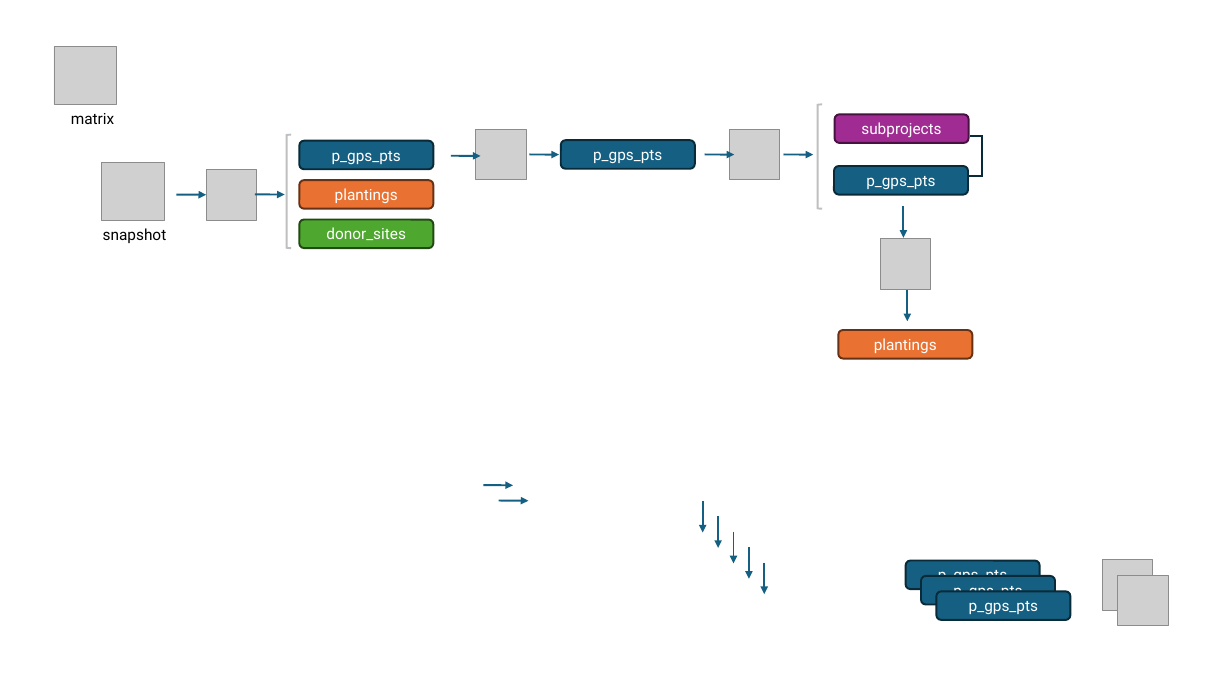
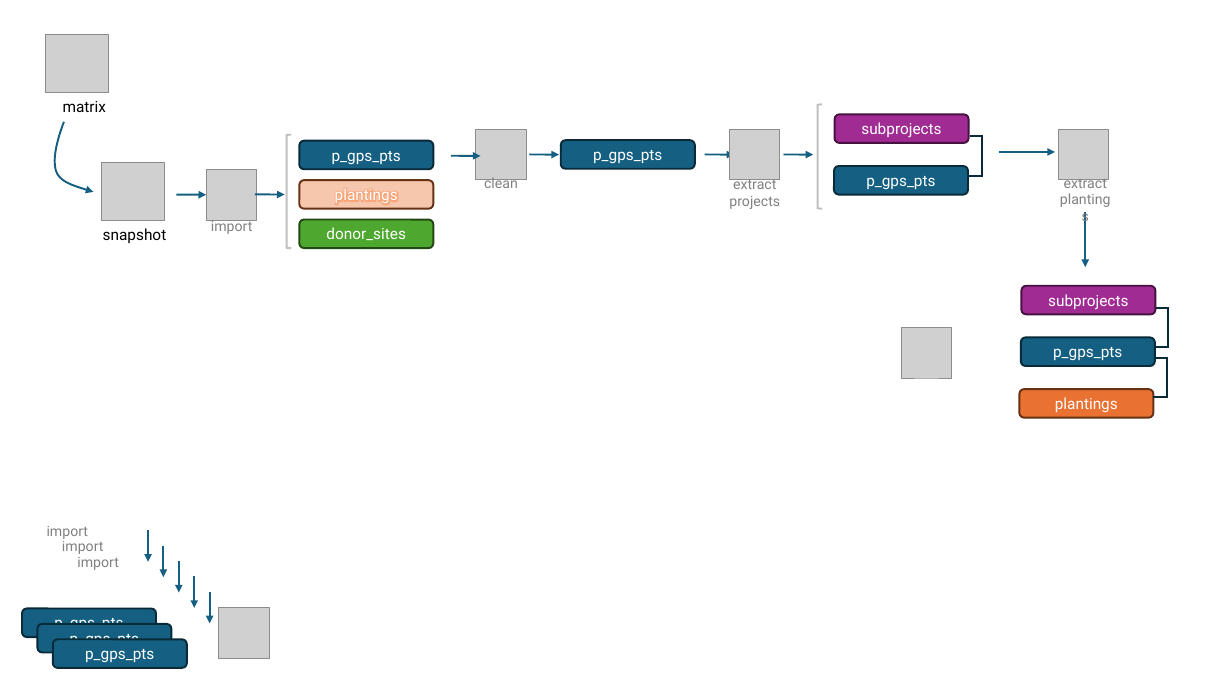
Before and after one commit to WA-Nearshore/seagrass-restoration-processing, a slide deck: slide 6 of docs/seagrass_restoration_storymap_notes.pptx (slide 5 before the commit). Drawn at 1232x693 pixels with LibreOffice and Linux fonts; fonts in the diff are those of the drawing; grey boxes stand for pictures. Boxes give left, top, right and bottom in pixels: in the first picture for what was removed or moved away, otherwise in the second. Text is boxed around its words. In the diff, an @@ line names an element or a change of style, - is before the commit and + after.

Commit message:
Started create-lyrs with planting accounting.

```diff
--- a/docs/seagrass_restoration_storymap_notes.pptx
+++ b/docs/seagrass_restoration_storymap_notes.pptx
@@ picture: place and size @@
-picture at box(54, 46, 116, 104)
+picture at box(45, 34, 108, 92)
@@ text "matrix": place and size @@
-text "matrix" at box(71, 113, 114, 124)
+text "matrix" at box(63, 101, 106, 112)
@@ freeform shape added at box(55, 122, 93, 192), outline #156082 1.5 pt @@
@@ picture: place and size @@
-picture at box(881, 239, 932, 290)
+picture at box(1058, 129, 1109, 180)
@@ text added at box(484, 178, 518, 193), 11 pt, text #808080 @@
+clean
@@ text added at box(729, 179, 780, 209), 11 pt, text #808080 @@
+extract
+projects
@@ arrow moved from (904, 206) - (904, 238) to (999, 152) - (1055, 152) @@
@@ text added at box(1055, 179, 1118, 412), 11 pt, text #808080 @@
+extract
+plantings
@@ rounded rectangle "plantings" at box(299, 180, 433, 209): fill #E97132 to #F6C6AD @@
@@ text added at box(211, 220, 253, 234), 11 pt, text #808080 @@
+import
@@ arrow moved from (908, 289) - (908, 322) to (1086, 213) - (1086, 267) @@
@@ picture: place and size @@
-picture at box(1118, 575, 1169, 626)
+picture at box(901, 327, 952, 378)
@@ group added at box(1021, 286, 1168, 397): 2 rounded rectangles, 2 freeform shapes @@
+subprojects
+p_gps_pts
@@ rounded rectangle "plantings": place and size @@
-rounded rectangle "plantings" at box(838, 330, 972, 359)
+rounded rectangle "plantings" at box(1019, 389, 1153, 418)
@@ arrow removed from (483, 485) to (513, 485) @@
@@ arrow removed from (499, 501) to (529, 501) @@
@@ text added at box(47, 526, 89, 539), 11 pt, text #808080 @@
+import
@@ text added at box(62, 538, 104, 554), 11 pt, text #808080 @@
+import
@@ text added at box(77, 553, 119, 570), 11 pt, text #808080 @@
+import
@@ 5 arrows: place and size @@
-5 arrows at box(703, 501, 764, 594)
+5 arrows at box(148, 531, 210, 624)
@@ 3 rounded rectangles, 1 picture: place and size @@
-3 rounded rectangles, 1 picture at box(906, 560, 1153, 620)
+3 rounded rectangles, 1 picture at box(22, 608, 270, 668)
```
Also in this commit, not shown: 2 slides added, 50 other files.
